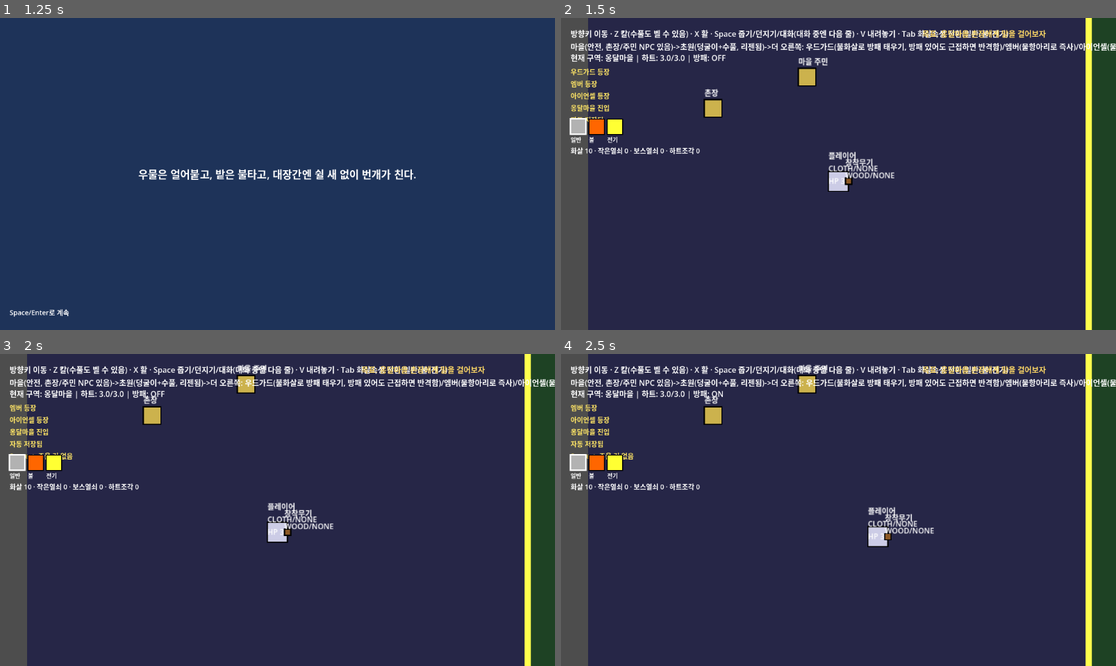
Above: before the commit, frames 1-4 (two rows, left to right).
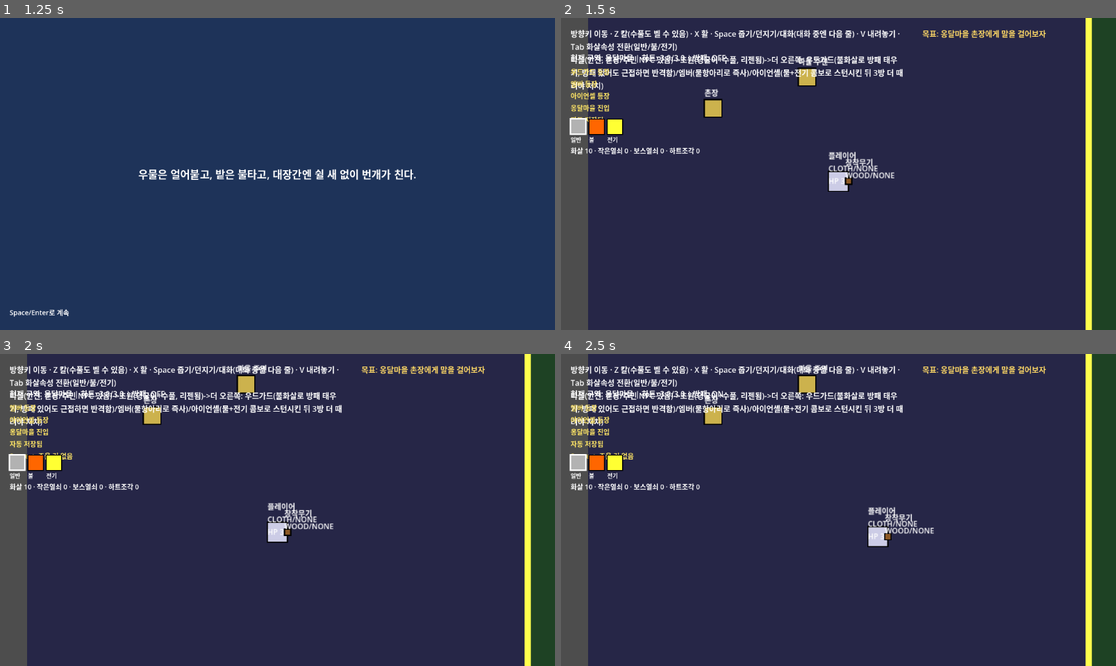
Above: after the commit, the same moments.

Repository: 50seok/ZeldaLike
Game: Godot game, scene res://scenes/title/title.tscn
Two runs of this game, one before a commit and one after it. Both use one fixed random seed, a clock stepped at 60 frames per second and the inputs below.
Inputs:
- Up to frame 1 (1.25 s): tap Enter at 0.5, 0.6 s; hold Right (ui_right) from 0.53 s (still down); tap Space at 0.77 s
- Up to frame 2 (1.5 s): tap Space at 1.25 s; release Right (ui_right) at 1.28 s; hold Down (ui_down) from 1.28 s (still down); tap Keypad Enter at 1.35 s
- Up to frame 3 (2 s): keep holding Down (ui_down); tap Space at 1.52 s
- Up to frame 4 (2.5 s): release Down (ui_down) at 2.03 s; hold Right (ui_right) from 2.03 s (still down); tap C at 2.1 s

Frame 1 is identical in both runs. In frame 2, 3.3% of the frame differs, in the area x 1-100%, y 3-24%; in frame 3, 3.3%; in frame 4, 3.3%.

Commit message:
fix: 도움말 텍스트가 줄바꿈 없이 퀘스트 표시와 겹쳐 읽을 수 없던 문제
실측 지적("초원에서 던전 가는 길을 모르겠음") 원인 - help 라벨이 폭 제한
없이 한 줄로 렌더링돼 화면을 가로질러 QuestTracker(x=750) 위치까지 침범,
두 텍스트가 겹쳐 글자 뭉치가 됐음(유적 입구 안내가 실질적으로 안 보였음).
폭 제한+자동 줄바꿈 적용. 퀘스트 문구도 방향을 명시("오른쪽(동쪽)")하도록 보강.

Diff:
--- a/project/scenes/world_test/world_test.gd
+++ b/project/scenes/world_test/world_test.gd
@@ -53,8 +53,13 @@
 	var ui := CanvasLayer.new()
 	add_child(ui)
 
+	# 실측 지적("초원에서 던전 가는 길을 모르겠음") 원인 - 이 텍스트가 한 줄로
+	# 너무 길어서 줄바꿈 없이 화면을 가로질러 QuestTracker(x=750 위치)까지
+	# 침범해 서로 겹쳐 읽을 수 없는 글자 뭉치가 됐었다. 폭 제한+자동 줄바꿈으로 수정.
 	var help := Label.new()
 	help.position = Vector2(20, 20)
+	help.size = Vector2(700, 60)
+	help.autowrap_mode = TextServer.AUTOWRAP_WORD
 	help.add_theme_font_size_override("font_size", 16)
 	help.text = "방향키 이동 · Z 칼(수풀도 벨 수 있음) · X 활 · Space 줍기/던지기/대화(대화 중엔 다음 줄) · V 내려놓기 · Tab 화살속성 전환(일반/불/전기)\n마을(안전, 촌장/주민 NPC 있음)->초원(덩굴이+수풀, 리젠됨)->더 오른쪽: 우드가드(불화살로 방패 태우기, 방패 있어도 근접하면 반격함)/엠버(물항아리로 즉사)/아이언셸(물+전기 콤보로 스턴시킨 뒤 3방 더 때려야 처치)"
 	ui.add_child(help)
@@ -87,7 +92,7 @@
 	quest_label.autowrap_mode = TextServer.AUTOWRAP_WORD
 	quest_label.steps = [
 		{"flag": "met_chief", "text": "옹달마을 촌장에게 말을 걸어보자"},
-		{"flag": "", "text": "초원을 지나 유적으로 향하자"},
+		{"flag": "", "text": "초원을 계속 오른쪽(동쪽)으로 가면 유적 입구가 나온다"},
 	]
 	ui.add_child(quest_label)
 
